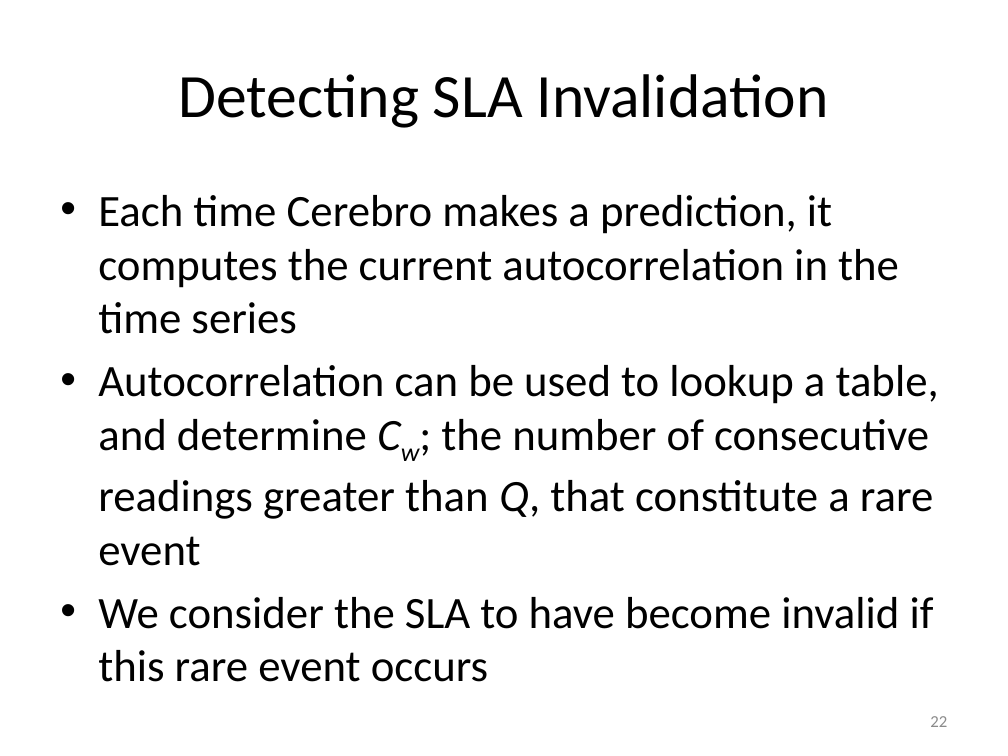
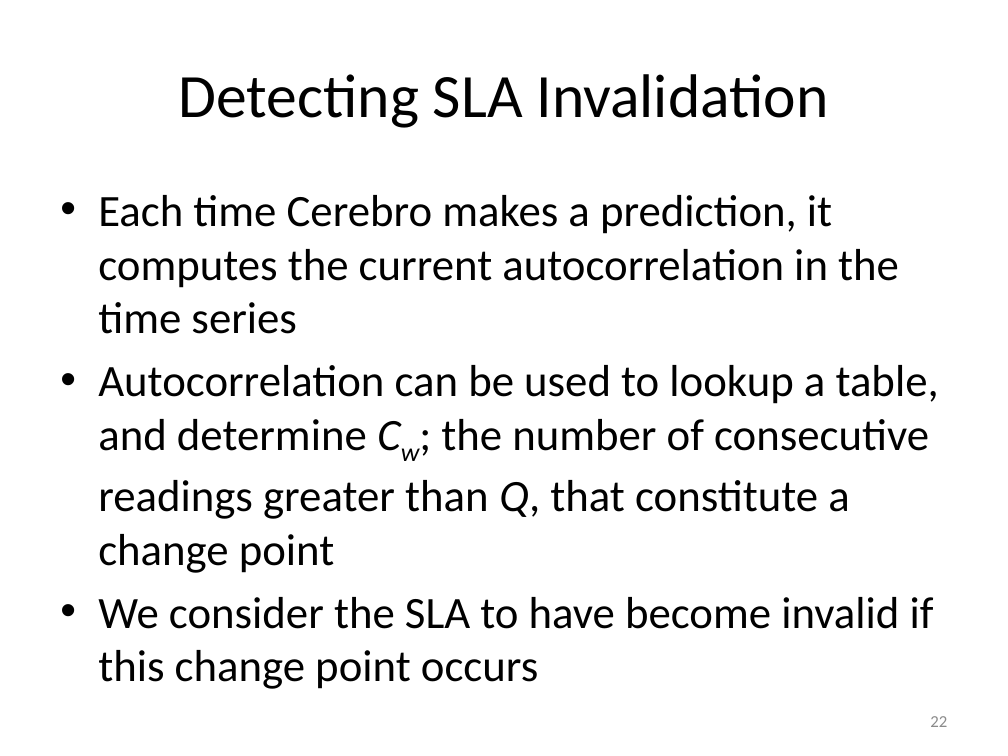
Before and after one commit to Dithn/eager-appscale, a slide deck: slide 22 of Eager/elk-experiment/appserver/system_design.pptx. Drawn at 1008x756 pixels with LibreOffice and Linux fonts; fonts in the diff are those of the drawing. Boxes give left, top, right and bottom in pixels: in the first picture for what was removed or moved away, otherwise in the second. Text is boxed around its words. In the diff, an @@ line names an element or a change of style, - is before the commit and + after.

```diff
--- a/Eager/elk-experiment/appserver/system_design.pptx
+++ b/Eager/elk-experiment/appserver/system_design.pptx
@@ text at [98,365,939,689]: text changed @@
-• Autocorrelation can be used to lookup a table, and determine Cw; the number of consecutive readings greater than Q, that constitute a rare event
-• We consider the SLA to have become invalid if this rare event occurs
+• Autocorrelation can be used to lookup a table, and determine Cw; the number of consecutive readings greater than Q, that constitute a change point
+• We consider the SLA to have become invalid if this change point occurs
```
Also in this commit, not shown: 43 other slides changed.
